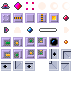
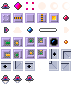
Two versions of the same layered image (72 × 96). Layer-by-layer changes:
painted on "Layer #1" over (1, 31, 41, 84)
